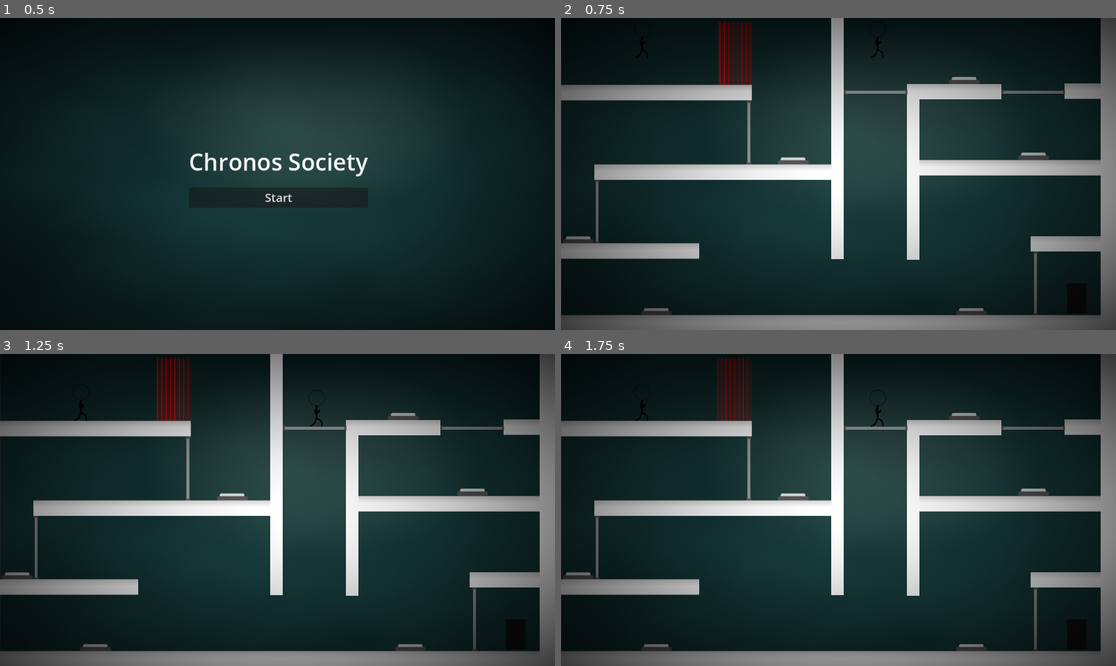
Above: before the commit, frames 1-4 (two rows, left to right).
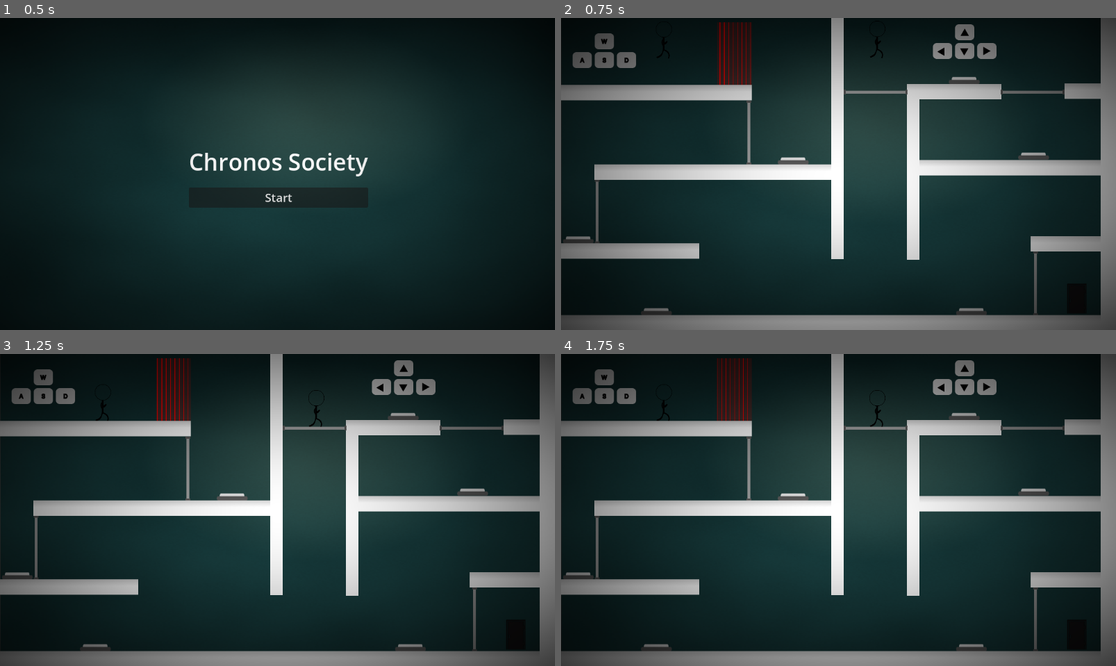
Above: after the commit, the same moments.

Repository: NahuelArrieta/ChronosSociety
Game: Godot game, scene res://ui/main_menu.tscn
Same seed, same stepped clock (60 frames per second), same inputs: the game is played once before the commit and once after it.
Inputs:
- Up to frame 1 (0.5 s): no input
- Up to frame 2 (0.75 s): click "Start" at 0.5 s
- Up to frame 3 (1.25 s): no input
- Up to frame 4 (1.75 s): tap Space (REVERT_P1) at 1.35 s

Frame 1 is identical in both runs. In frame 2, 1.3% of the frame differs, in the area x 2-91%, y 2-25%; in frame 3, 1.4%; in frame 4, 1.4%.

Commit message:
add tutorials

Diff:
--- a/global.gd
+++ b/global.gd
@@ -14,3 +14,4 @@
 signal revert_stopped()
 signal buttonChanged(groupId: int, active: bool)
 signal game_won()
+signal tutorial(id: int, active: bool)
--- a/levels/level.tscn
+++ b/levels/level.tscn
@@ -13,6 +13,8 @@
 [ext_resource type="PackedScene" uid="uid://4brmlpdgi2ea" path="res://entities/enviroment/winning_door.tscn" id="10_ukwr8"]
 [ext_resource type="Script" uid="uid://bol7ttel1fahb" path="res://levels/scene_contoller.gd" id="11_pb8y7"]
 [ext_resource type="PackedScene" uid="uid://h4skg4i8mjva" path="res://entities/enviroment/killzone/killzone.tscn" id="12_hy0rb"]
+[ext_resource type="PackedScene" uid="uid://bccuddhtm4ue2" path="res://ui/tutorial_trigger.tscn" id="14_d7v53"]
+[ext_resource type="PackedScene" uid="uid://5i7ldojfh63i" path="res://ui/tutorial.tscn" id="15_0qmeg"]
 
 [node name="Node2D" type="Node2D"]
 
@@ -21,10 +23,10 @@
 scale = Vector2(1.01048, 1.04758)
 
 [node name="Player1" parent="." instance=ExtResource("1_80vhd")]
-position = Vector2(169, 41)
+position = Vector2(214, 41)
 
 [node name="Player2" parent="." instance=ExtResource("1_80vhd")]
-position = Vector2(658, 41)
+position = Vector2(657, 40)
 player_number = 2
 
 [node name="Platforms" type="Node" parent="."]
@@ -105,7 +107,7 @@
 [node name="Door 2" type="Node" parent="Enviroment"]
 
 [node name="Door" parent="Enviroment/Door 2" instance=ExtResource("5_safpt")]
-position = Vector2(980, 154)
+position = Vector2(979, 154)
 rotation = 1.5708
 groupId = 2
 
@@ -168,3 +170,45 @@
 
 [node name="SceneContoller" type="Node" parent="."]
 script = ExtResource("11_pb8y7")
+
+[node name="Tutorials" type="Node" parent="."]
+
+[node name="Trigger" parent="Tutorials" instance=ExtResource("14_d7v53")]
+position = Vector2(164, 70)
+scale = Vector2(-15.936, -6.89941)
+
+[node name="Trigger2" parent="Tutorials" instance=ExtResource("14_d7v53")]
+position = Vector2(653, 73)
+scale = Vector2(-6.36707, -7.40513)
+id = 1
+
+[node name="Trigger3" parent="Tutorials" instance=ExtResource("14_d7v53")]
+position = Vector2(227, 238)
+rotation = -3.14159
+scale = Vector2(15.2781, 6.19777)
+id = 2
+
+[node name="Trigger4" parent="Tutorials" instance=ExtResource("14_d7v53")]
+position = Vector2(653, 268)
+rotation = -3.14159
+scale = Vector2(6.07896, 10.538)
+id = 3
+
+[node name="Tutorial" parent="Tutorials" instance=ExtResource("15_0qmeg")]
+position = Vector2(90, 68)
+sprite = "wasd"
+
+[node name="Tutorial2" parent="Tutorials" instance=ExtResource("15_0qmeg")]
+position = Vector2(838, 49)
+id = 1
+sprite = "arrows"
+
+[node name="Tutorial3" parent="Tutorials" instance=ExtResource("15_0qmeg")]
+position = Vector2(137, 237)
+id = 2
+sprite = "space"
+
+[node name="Tutorial4" parent="Tutorials" instance=ExtResource("15_0qmeg")]
+position = Vector2(653, 363)
+id = 3
+sprite = "shift"
--- /dev/null
+++ b/ui/tutorial.gd
@@ -0,0 +1,17 @@
+extends Node2D
+
+@export var id: int
+@export var sprite: String
+
+func _ready() -> void:
+	$Animation.play(sprite)
+	$Animation.visible = false
+	Global.tutorial.connect(setSprite)
+
+func setSprite(triggerId: int, active: bool):
+	if triggerId != id:
+		return
+	if active:
+		$Animation.visible = true
+	else:
+		$Animation.visible = false
--- /dev/null
+++ b/ui/tutorial.tscn
@@ -0,0 +1,49 @@
+[gd_scene load_steps=7 format=3 uid="uid://5i7ldojfh63i"]
+
+[ext_resource type="Texture2D" uid="uid://d1rfx5pdabp46" path="res://ui/tutorials/Group 9.png" id="1_iambg"]
+[ext_resource type="Script" uid="uid://5awjgmpulnbc" path="res://ui/tutorial.gd" id="1_mhju0"]
+[ext_resource type="Texture2D" uid="uid://d3g21715dek32" path="res://ui/tutorials/Group 11.png" id="2_mhju0"]
+[ext_resource type="Texture2D" uid="uid://cvetby14w7rdh" path="res://ui/tutorials/Group 10.png" id="3_t5qxu"]
+[ext_resource type="Texture2D" uid="uid://co7v1yf3bc56d" path="res://ui/tutorials/Group 8.png" id="4_nyfxi"]
+
+[sub_resource type="SpriteFrames" id="SpriteFrames_ry65p"]
+animations = [{
+"frames": [{
+"duration": 1.0,
+"texture": ExtResource("1_iambg")
+}],
+"loop": true,
+"name": &"arrows",
+"speed": 5.0
+}, {
+"frames": [{
+"duration": 1.0,
+"texture": ExtResource("2_mhju0")
+}],
+"loop": true,
+"name": &"shift",
+"speed": 5.0
+}, {
+"frames": [{
+"duration": 1.0,
+"texture": ExtResource("3_t5qxu")
+}],
+"loop": true,
+"name": &"space",
+"speed": 5.0
+}, {
+"frames": [{
+"duration": 1.0,
+"texture": ExtResource("4_nyfxi")
+}],
+"loop": true,
+"name": &"wasd",
+"speed": 5.0
+}]
+
+[node name="Tutorial" type="Node2D"]
+script = ExtResource("1_mhju0")
+
+[node name="Animation" type="AnimatedSprite2D" parent="."]
+sprite_frames = SubResource("SpriteFrames_ry65p")
+animation = &"shift"
--- /dev/null
+++ b/ui/tutorial_trigger.gd
@@ -0,0 +1,10 @@
+extends Area2D
+
+@export var id: int
+
+func _on_body_entered(body: Node2D) -> void:
+	Global.tutorial.emit(id, true)
+
+
+func _on_body_exited(body: Node2D) -> void:
+	Global.tutorial.emit(id, false)
--- /dev/null
+++ b/ui/tutorial_trigger.tscn
@@ -0,0 +1,14 @@
+[gd_scene load_steps=3 format=3 uid="uid://bccuddhtm4ue2"]
+
+[ext_resource type="Script" uid="uid://rmxj8takehn7" path="res://ui/tutorial_trigger.gd" id="1_acyg1"]
+
+[sub_resource type="RectangleShape2D" id="RectangleShape2D_tbvck"]
+
+[node name="Trigger" type="Area2D"]
+script = ExtResource("1_acyg1")
+
+[node name="CollisionShape2D" type="CollisionShape2D" parent="."]
+shape = SubResource("RectangleShape2D_tbvck")
+
+[connection signal="body_entered" from="." to="." method="_on_body_entered"]
+[connection signal="body_exited" from="." to="." method="_on_body_exited"]
Not shown: 1 places in levels/level.tscn that only renumber resources
Not shown, added: ui/tutorial.gd.uid
Not shown, added: ui/tutorial_trigger.gd.uid
Binary file added: ui/tutorials/Group 10.png
Not shown, added: ui/tutorials/Group 10.png.import
Binary file added: ui/tutorials/Group 11.png
Not shown, added: ui/tutorials/Group 11.png.import
Binary file added: ui/tutorials/Group 8.png
Not shown, added: ui/tutorials/Group 8.png.import
Binary file added: ui/tutorials/Group 9.png
Not shown, added: ui/tutorials/Group 9.png.import
Not shown, added: export/ChronosSociety_1.0.3.zip
